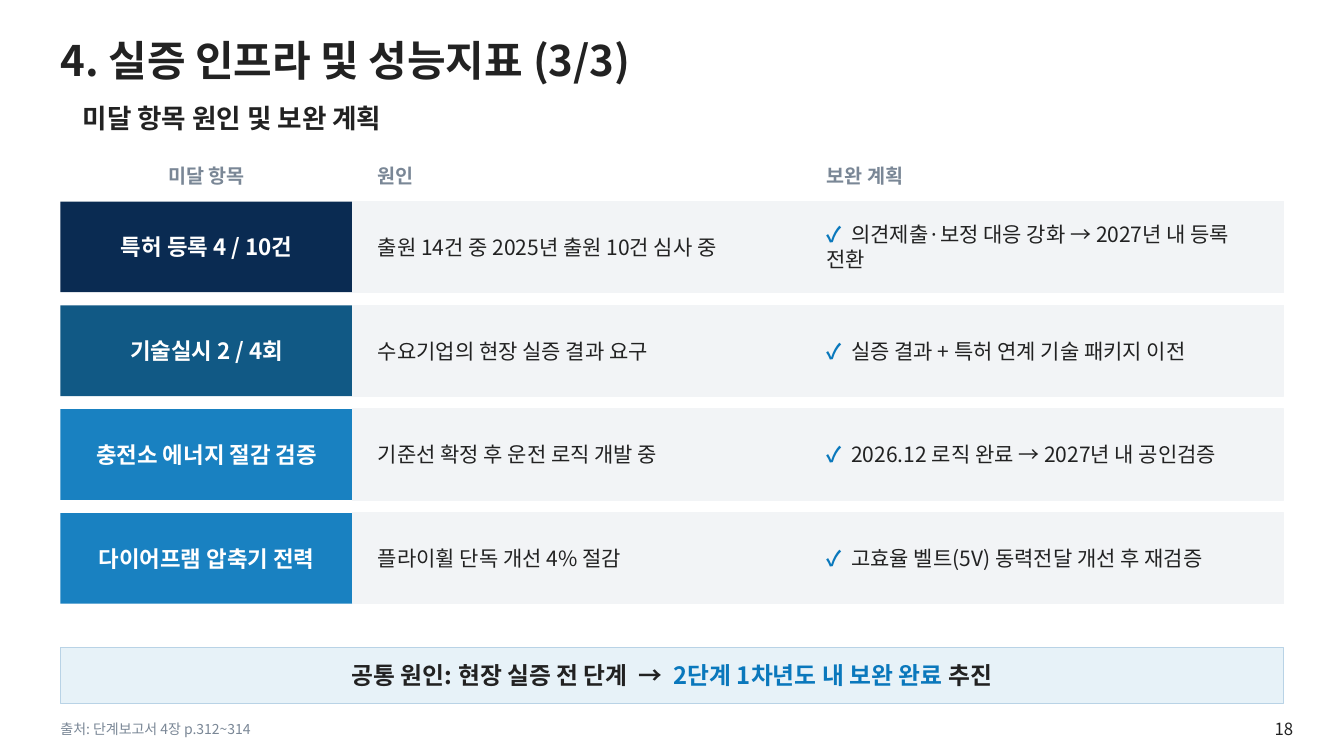
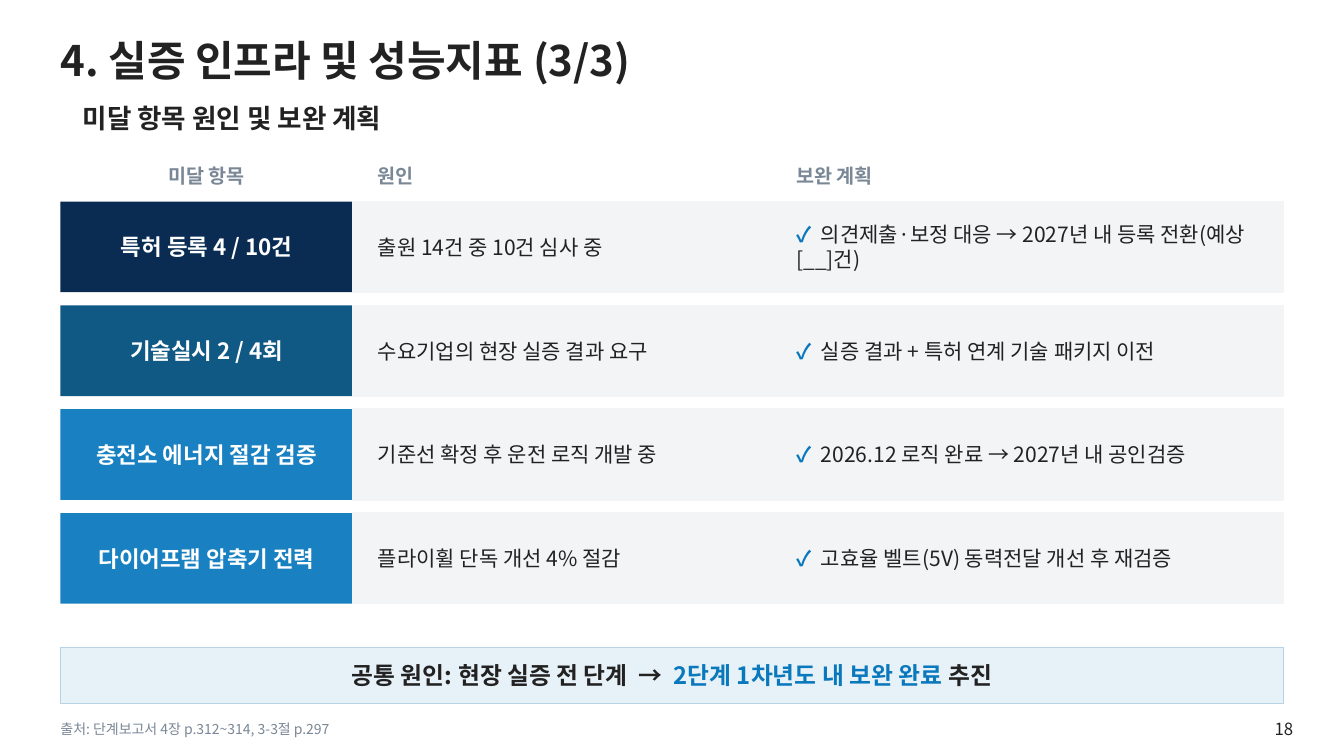
Before and after one commit to jungdw180-debug/h2, a slide deck: slide 18 of slides/1단계_단계평가_본평가판.pptx. Drawn at 1344x756 pixels with LibreOffice and Linux fonts; fonts in the diff are those of the drawing; background and template pictures are left out. Boxes give left, top, right and bottom in pixels: in the first picture for what was removed or moved away, otherwise in the second. Text is boxed around its words. In the diff, an @@ line names an element or a change of style, - is before the commit and + after.

```diff
--- a/slides/1단계_단계평가_본평가판.pptx
+++ b/slides/1단계_단계평가_본평가판.pptx
@@ text "보완 계획": place and size @@
-text "보완 계획" at (827,166,903,185)
+text "보완 계획" at (796,166,873,185)
@@ text at (378,237,602,257): text changed @@
-출원 14건 중 2025년 출원 10건 심사 중
+출원 14건 중 10건 심사 중
@@ text at (796,224,1244,271): text changed @@
-✓ 의견제출·보정 대응 강화 → 2027년 내 등록 전환
+✓ 의견제출·보정 대응 → 2027년 내 등록 전환(예상 [__]건)
@@ text "✓ 실증 결과 + 특허 ...": place and size @@
-text "✓ 실증 결과 + 특허 ..." at (851,341,1186,361)
+text "✓ 실증 결과 + 특허 ..." at (821,341,1156,361)
@@ text "✓ 2026.12 로직 완료 → ...": place and size @@
-text "✓ 2026.12 로직 완료 → ..." at (851,444,1216,464)
+text "✓ 2026.12 로직 완료 → ..." at (821,444,1185,464)
@@ text "✓ 고효율 벨트(5V) 동력전달 개선 ...": place and size @@
-text "✓ 고효율 벨트(5V) 동력전달 개선 ..." at (851,548,1203,570)
+text "✓ 고효율 벨트(5V) 동력전달 개선 ..." at (821,548,1172,570)
@@ text at (60,722,330,737): text changed @@
-출처: 단계보고서 4장 p.312~314
+출처: 단계보고서 4장 p.312~314, 3-3절 p.297
```
Also in this commit, not shown: 15 other slides changed, 9 slides added, 1 slide removed, 5 other files.
